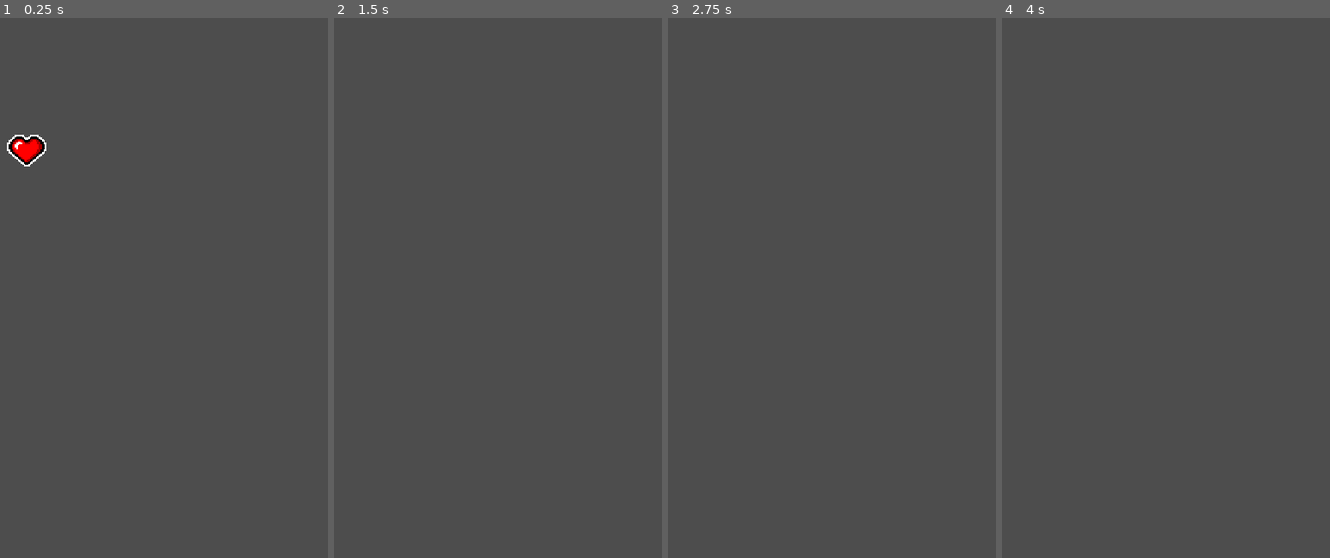
Above: before the commit, frames 1-4 (left to right).
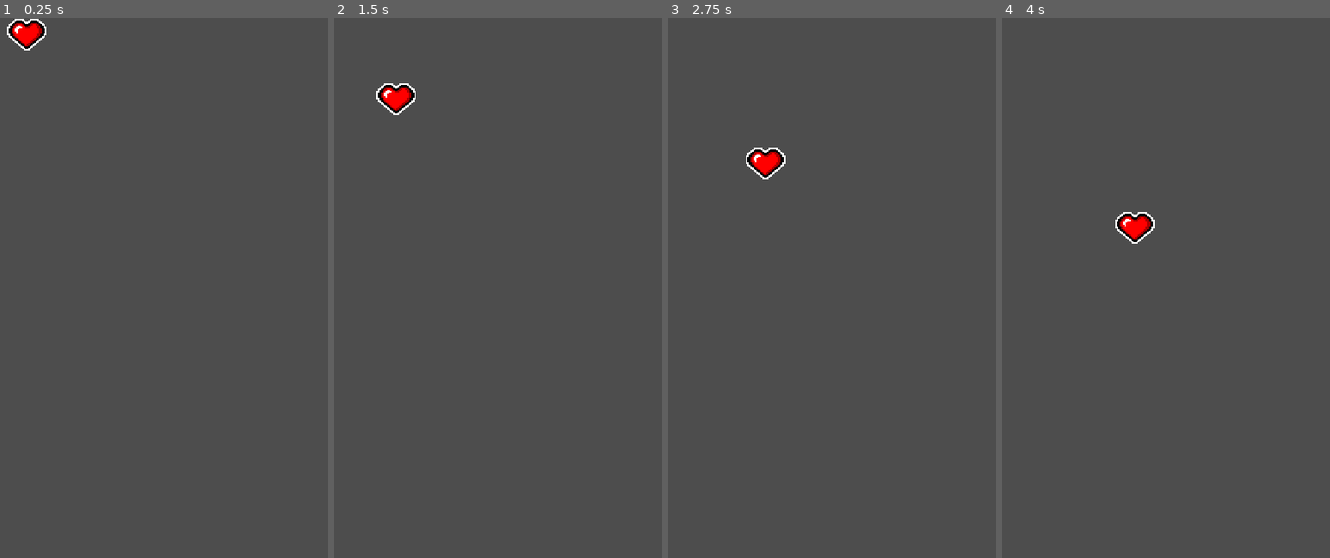
Above: after the commit, the same moments.

Repository: RubinhoSilva/Infinity-Strike
Game: Godot game, scene res://bonus/bonus_health.tscn
Same seed, same stepped clock (60 frames per second), same inputs: the game is played once before the commit and once after it. This scene is started directly instead of the project's main scene.
Inputs:
- Up to frame 1 (0.25 s): no input
- Up to frame 2 (1.5 s): tap Enter at 0.5 s; tap Space at 0.77 s
- Up to frame 3 (2.75 s): tap Space at 1.52 s
- Up to frame 4 (4 s): tap Space at 3.02, 3.77 s

The runs differ from the first frame. In frame 1, 1.0% of the frame differs, in the area x 2-15%, y 0-28%; in frame 2, 0.5%; in frame 3, 0.5%; in frame 4, 0.5%.

Commit message:
Implementando bonus

Diff:
--- a/bonus/bonus_damage.tscn
+++ b/bonus/bonus_damage.tscn
@@ -17,7 +17,7 @@
 
 [node name="MoveComponent" parent="." index="1" node_paths=PackedStringArray("actor")]
 actor = NodePath("..")
-velocity = Vector2(-10, 20)
+velocity = Vector2(2.08165e-12, 20)
 
 [node name="ScaleComponent" parent="." index="3" node_paths=PackedStringArray("sprite")]
 sprite = NodePath("..")
--- a/bonus/bonus_health.tscn
+++ b/bonus/bonus_health.tscn
@@ -9,3 +9,6 @@
 position = Vector2(-9.53674e-07, 1)
 scale = Vector2(0.0183716, 0.0160522)
 texture = ExtResource("2_qifxx")
+
+[node name="MoveComponent" parent="." index="1"]
+velocity = Vector2(2.08165e-12, 20)
--- a/bonus/bonus_shield.tscn
+++ b/bonus/bonus_shield.tscn
@@ -9,3 +9,6 @@
 position = Vector2(0, -1.19209e-07)
 scale = Vector2(0.0187378, 0.0169678)
 texture = ExtResource("2_tg4xp")
+
+[node name="MoveComponent" parent="." index="1"]
+velocity = Vector2(2.08165e-12, 20)
